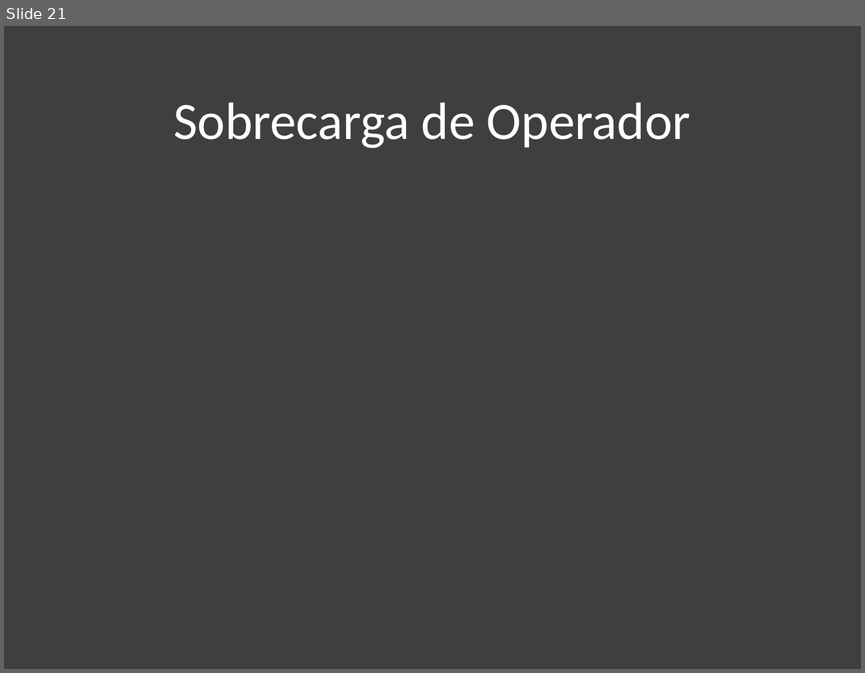
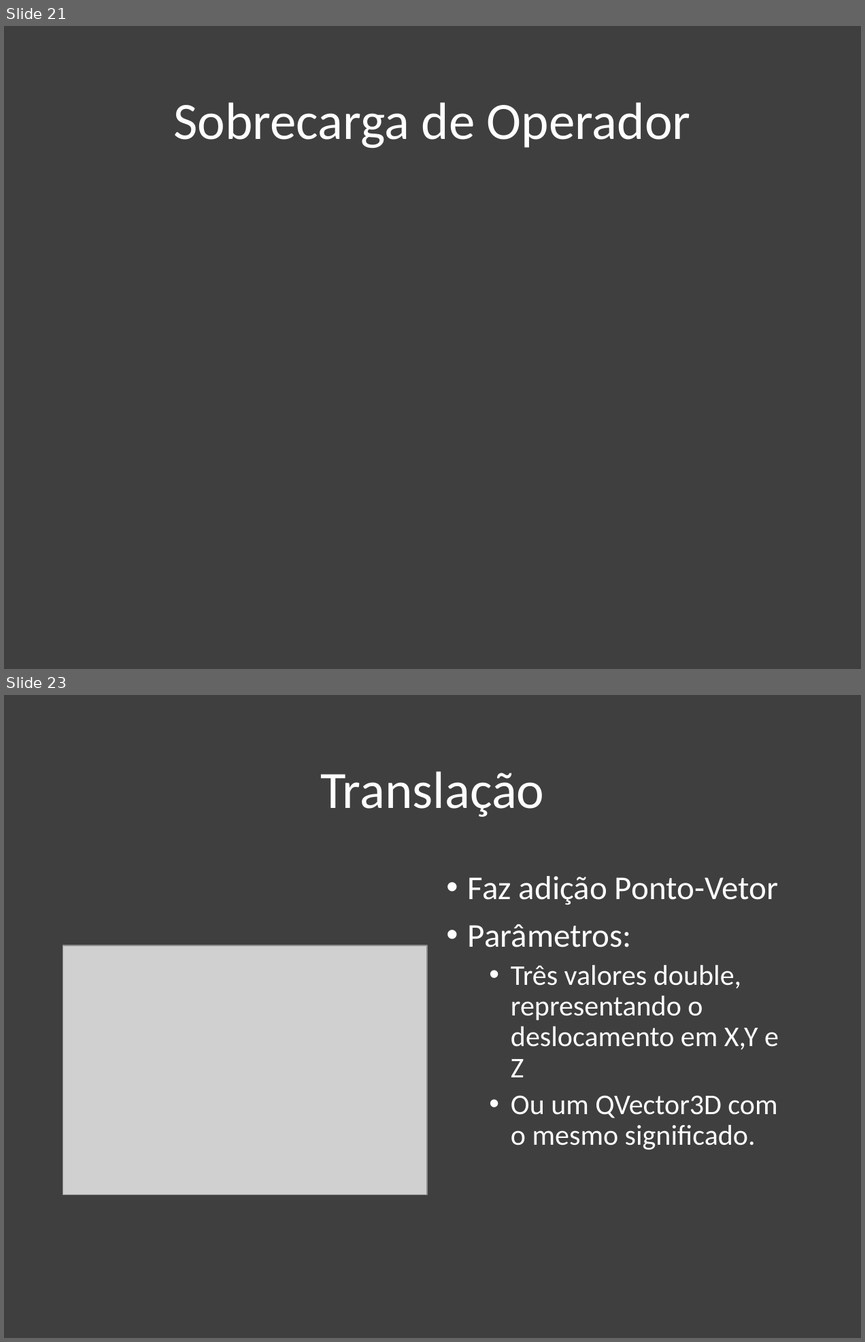
Before and after one commit to danisson/final-cg1, a slide deck: apresentação/Trabalho de CG1.pptx. Shown one above the other, each under a label of ours: slide 21 before the commit, slides 21 and 23 after it; the slides between them are not shown. The pictures are 865x673 and 865x1342 pixels, drawn with LibreOffice and Linux fonts; fonts in the diff are those of the drawing; grey boxes stand for pictures. Boxes give left, top, right and bottom in pixels: in the first picture for what was removed or moved away, otherwise in the second. Text is boxed around its words. In the diff, an @@ line names an element or a change of style, - is before the commit and + after.

```diff
--- a/apresentação/Trabalho de CG1.pptx
+++ b/apresentação/Trabalho de CG1.pptx
@@ slide 23 added at bbox=[4, 695, 861, 1338], background #3F3F3F @@
@@ title added at bbox=[320, 771, 544, 817], 44 pt, text #FFFFFF @@
+Translação
@@ text added at bbox=[468, 876, 779, 1149], 24 pt, text #FFFFFF @@
+• Faz adição Ponto-Vetor
+• Parâmetros:
+  • Três valores double, representando o deslocamento em X,Y e Z
+  • Ou um QVector3D com o mesmo significado.
@@ picture added at bbox=[63, 945, 427, 1195] @@
```
Also in this commit, not shown: 8 other slides added, 7 other files.
